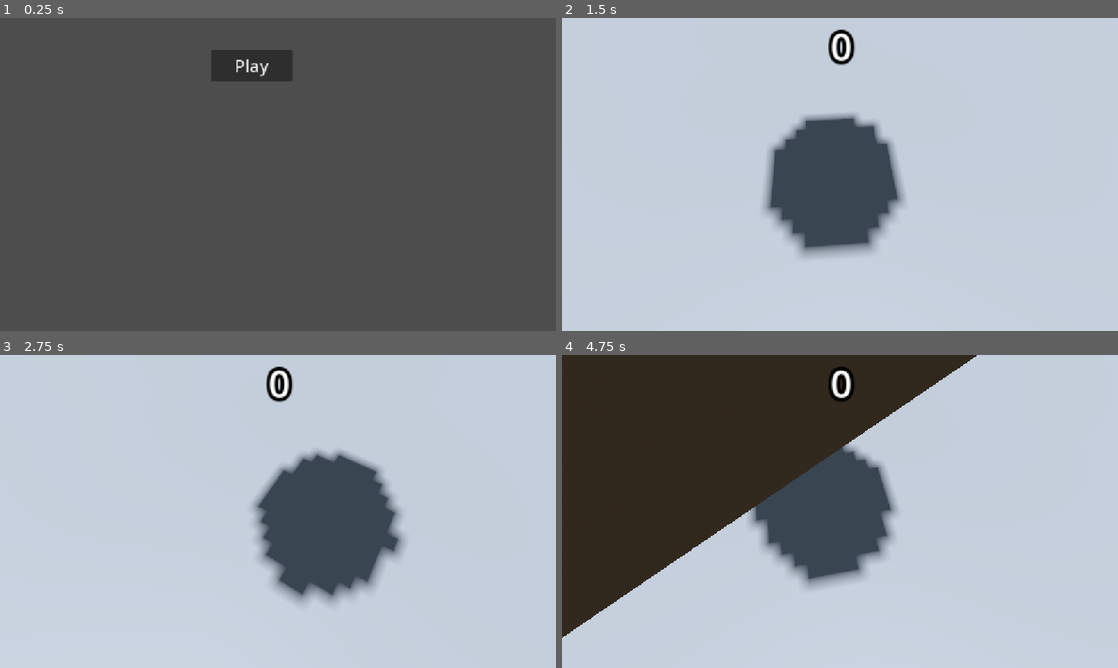
Above: before the commit, frames 1-4 (two rows, left to right).
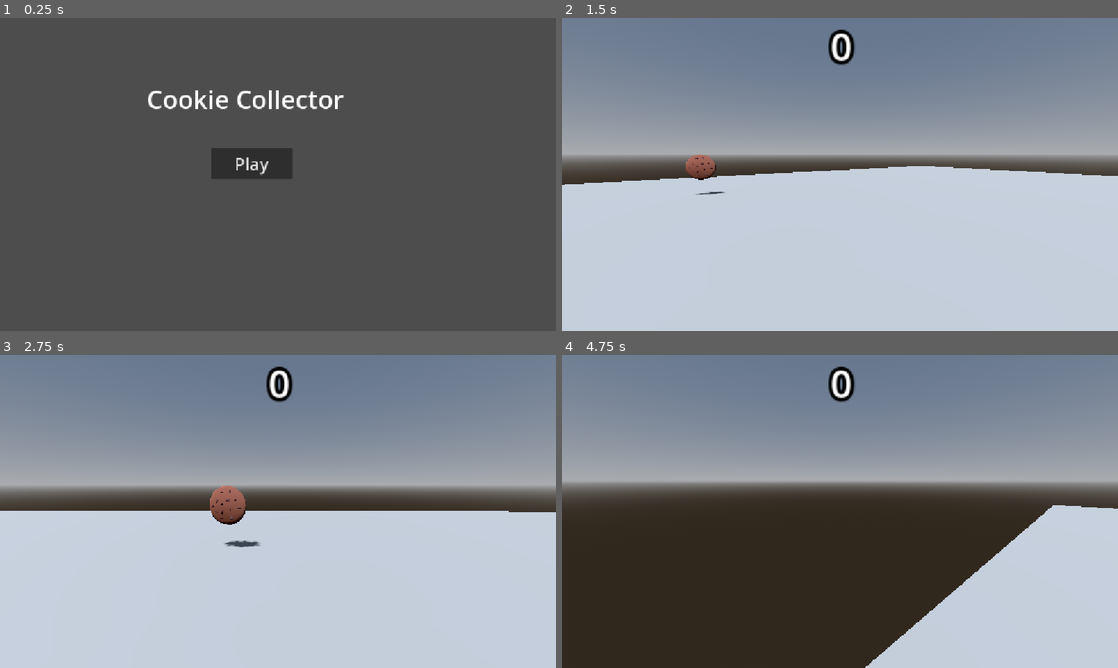
Above: after the commit, the same moments.

Repository: thenamelessdev/cookie-collector
Game: Godot game, scene res://menu.tscn
Two runs of this game, one before a commit and one after it. Both use one fixed random seed, a clock stepped at 60 frames per second and the inputs below. This scene is started directly instead of the project's main scene.
Inputs (mouse positions are in pixels of both pictures, inside the frame that each line leads up to):
- Up to frame 1 (0.25 s): no input
- Up to frame 2 (1.5 s): click "Play" at 0.5 s; move the mouse to (867, 174) at 1.27 s; hold W (move_fwd) from 1.28 s (still down)
- Up to frame 3 (2.75 s): keep holding W (move_fwd); move the mouse to (250, 511) at 2.02 s
- Up to frame 4 (4.75 s): keep holding W (move_fwd); move the mouse to (851, 505) at 2.77 s; move the mouse to (834, 517) at 3.52 s; move the mouse to (878, 514) at 4.27 s

The runs differ from the first frame. In frame 1, 3.6% of the frame differs, in the area x 26-62%, y 10-52%; in frame 2, 55%; in frame 3, 56%; in frame 4, 76%, in the area x 0-100%, y 0-100%.

Commit message:
feat(main menu): move things down a bit

Diff:
--- a/menu.tscn
+++ b/menu.tscn
@@ -7,16 +7,16 @@
 
 [node name="Label" type="Label" parent="." unique_id=1030652368]
 offset_left = 304.0
-offset_top = -71.0
+offset_top = 132.0
 offset_right = 713.0
-offset_bottom = 1.0
+offset_bottom = 204.0
 theme_override_font_sizes/font_size = 52
 text = "Cookie Collector"
 
 [node name="Button" type="Button" parent="." unique_id=808616686]
 offset_left = 437.0
-offset_top = 66.0
+offset_top = 269.0
 offset_right = 606.0
-offset_bottom = 131.0
+offset_bottom = 334.0
 theme_override_font_sizes/font_size = 35
 text = "Play"
